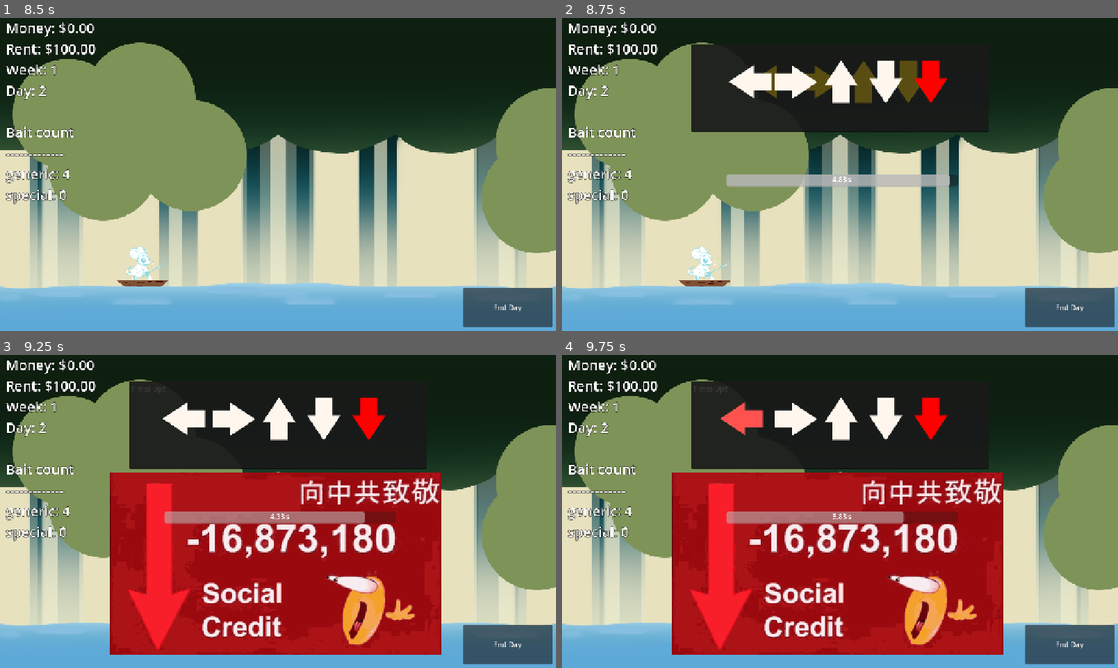
Above: before the commit, frames 1-4 (two rows, left to right).
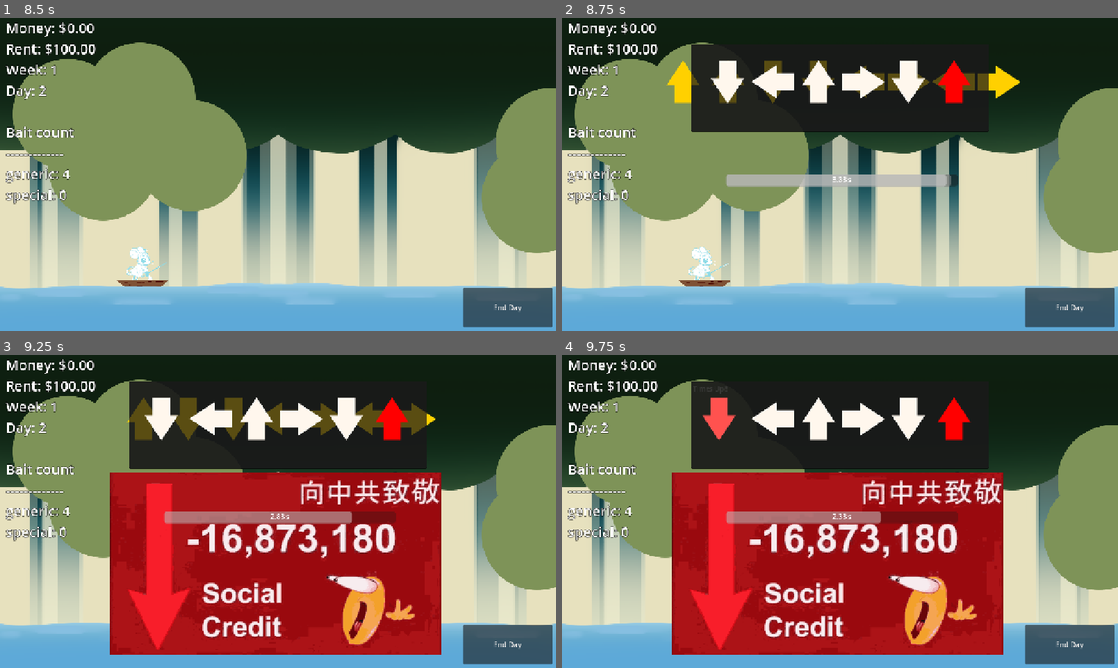
Above: after the commit, the same moments.

Repository: Meoah/Team-Awesome
Game: Godot game, scene res://scenes/default.tscn
Same seed, same stepped clock (60 frames per second), same inputs: the game is played once before the commit and once after it.
Inputs (mouse positions are in pixels of both pictures, inside the frame that each line leads up to):
- Up to frame 1 (8.5 s): click (283, 158) at 0.5 s; click "End Day" at 1.25 s; click "Go to bed" at 2 s; tap Enter (ui_accept) at 2.75, 3.02, 3.77, 5.27, 5.75, 6.02, 6.77, 8.27 s; hold Right (Right) 2.78-3.53 s; hold Down (Down) 3.53-4.28 s; hold Right (Right) 4.28-5.03 s; hold Up (Up) 5.03-5.78 s; hold Left (Left) 5.78-7.28 s; hold Down (Down) 7.28-8.03 s; hold Right (Right) from 8.03 s (still down)
- Up to frame 2 (8.75 s): keep holding Right (Right)
- Up to frame 3 (9.25 s): release Right (Right) at 8.78 s; hold Up (Up) from 8.78 s (still down); tap Enter (ui_accept) at 9.02 s
- Up to frame 4 (9.75 s): release Up (Up) at 9.53 s; hold Right (Right) from 9.53 s (still down)

Frame 1 is identical in both runs. In frame 2, 4.9% of the frame differs, in the area x 18-83%, y 13-54%; in frame 3, 4.7%; in frame 4, 3.9%.

Commit message:
2 new fish to FishData

Diff:
--- a/assets/textures/fish/doodle_fish/Fish01.tres
+++ /dev/null
@@ -1,11 +0,0 @@
-[gd_resource type="Resource" script_class="FishData" load_steps=3 format=3 uid="uid://bfhqypk3cq3op"]
-
-[ext_resource type="Texture2D" uid="uid://bt3wgexmfinn3" path="res://assets/textures/fish/doodle_fish/Fish01.png" id="1_3ep4n"]
-[ext_resource type="Script" uid="uid://hawtjwmqqseb" path="res://scripts/util/fish_data.gd" id="1_kg2rf"]
-
-[resource]
-script = ExtResource("1_kg2rf")
-display_name = "Fish01"
-fish_price = 1
-icon = ExtResource("1_3ep4n")
-metadata/_custom_type_script = "uid://hawtjwmqqseb"
--- a/assets/textures/fish/doodle_fish/Fish02.tres
+++ /dev/null
@@ -1,11 +0,0 @@
-[gd_resource type="Resource" script_class="FishData" load_steps=3 format=3 uid="uid://664dy5jf5c4o"]
-
-[ext_resource type="Texture2D" uid="uid://d4cqekm0rg65i" path="res://assets/textures/fish/doodle_fish/Fish03.png" id="1_gv2bk"]
-[ext_resource type="Script" uid="uid://hawtjwmqqseb" path="res://scripts/util/fish_data.gd" id="1_uu8st"]
-
-[resource]
-script = ExtResource("1_uu8st")
-display_name = "Fish02"
-fish_price = 2
-icon = ExtResource("1_gv2bk")
-metadata/_custom_type_script = "uid://hawtjwmqqseb"
--- a/assets/textures/fish/doodle_fish/Fish03.tres
+++ /dev/null
@@ -1,11 +0,0 @@
-[gd_resource type="Resource" script_class="FishData" load_steps=3 format=3 uid="uid://4g6bcbg4xyqd"]
-
-[ext_resource type="Texture2D" uid="uid://ciytcol0qrkmt" path="res://assets/textures/fish/doodle_fish/Fish04.png" id="1_3yw5x"]
-[ext_resource type="Script" uid="uid://hawtjwmqqseb" path="res://scripts/util/fish_data.gd" id="1_4gde3"]
-
-[resource]
-script = ExtResource("1_4gde3")
-display_name = "Fish03"
-fish_price = 3
-icon = ExtResource("1_3yw5x")
-metadata/_custom_type_script = "uid://hawtjwmqqseb"
--- a/assets/textures/fish/doodle_fish/Fish04.tres
+++ /dev/null
@@ -1,11 +0,0 @@
-[gd_resource type="Resource" script_class="FishData" load_steps=3 format=3 uid="uid://dtchd3fbud4kp"]
-
-[ext_resource type="Script" uid="uid://hawtjwmqqseb" path="res://scripts/util/fish_data.gd" id="1_hh66p"]
-[ext_resource type="Texture2D" uid="uid://ctjwpsmkyxdxs" path="res://assets/textures/fish/doodle_fish/Fish05.png" id="1_j5t3o"]
-
-[resource]
-script = ExtResource("1_hh66p")
-display_name = "Fish04"
-fish_price = 4
-icon = ExtResource("1_j5t3o")
-metadata/_custom_type_script = "uid://hawtjwmqqseb"
--- a/assets/textures/fish/Bluetang.tres
+++ b/assets/textures/fish/old_fish/Bluetang.tres
@@ -1,6 +1,6 @@
 [gd_resource type="AtlasTexture" load_steps=2 format=3 uid="uid://mc08757h6k5b"]
 
-[ext_resource type="Texture2D" uid="uid://dqdr6t1h1a6h3" path="res://assets/textures/fish/TeamAwesomeFish.png" id="1_fdvlr"]
+[ext_resource type="Texture2D" uid="uid://dqdr6t1h1a6h3" path="res://assets/textures/fish/old_fish/TeamAwesomeFish.png" id="1_fdvlr"]
 
 [resource]
 atlas = ExtResource("1_fdvlr")
--- a/assets/textures/fish/Minnow.tres
+++ b/assets/textures/fish/old_fish/Minnow.tres
@@ -1,6 +1,6 @@
 [gd_resource type="AtlasTexture" load_steps=2 format=3 uid="uid://c5qayel5j30gp"]
 
-[ext_resource type="Texture2D" uid="uid://dqdr6t1h1a6h3" path="res://assets/textures/fish/TeamAwesomeFish.png" id="1_3aq3c"]
+[ext_resource type="Texture2D" uid="uid://dqdr6t1h1a6h3" path="res://assets/textures/fish/old_fish/TeamAwesomeFish.png" id="1_3aq3c"]
 
 [resource]
 atlas = ExtResource("1_3aq3c")
--- a/assets/textures/fish/Pompano.tres
+++ b/assets/textures/fish/old_fish/Pompano.tres
@@ -1,6 +1,6 @@
 [gd_resource type="AtlasTexture" load_steps=2 format=3 uid="uid://dosk11si3sv8"]
 
-[ext_resource type="Texture2D" uid="uid://dqdr6t1h1a6h3" path="res://assets/textures/fish/TeamAwesomeFish.png" id="1_xshpo"]
+[ext_resource type="Texture2D" uid="uid://dqdr6t1h1a6h3" path="res://assets/textures/fish/old_fish/TeamAwesomeFish.png" id="1_xshpo"]
 
 [resource]
 atlas = ExtResource("1_xshpo")
--- a/assets/textures/fish/Sunfish.tres
+++ b/assets/textures/fish/old_fish/Sunfish.tres
@@ -1,6 +1,6 @@
 [gd_resource type="AtlasTexture" load_steps=2 format=3 uid="uid://br5sgoo2abrmc"]
 
-[ext_resource type="Texture2D" uid="uid://dqdr6t1h1a6h3" path="res://assets/textures/fish/TeamAwesomeFish.png" id="1_pqk1s"]
+[ext_resource type="Texture2D" uid="uid://dqdr6t1h1a6h3" path="res://assets/textures/fish/old_fish/TeamAwesomeFish.png" id="1_pqk1s"]
 
 [resource]
 atlas = ExtResource("1_pqk1s")
--- a/assets/textures/fish/Tuna.tres
+++ b/assets/textures/fish/old_fish/Tuna.tres
@@ -1,6 +1,6 @@
 [gd_resource type="AtlasTexture" load_steps=2 format=3 uid="uid://bb148f63qvrom"]
 
-[ext_resource type="Texture2D" uid="uid://dqdr6t1h1a6h3" path="res://assets/textures/fish/TeamAwesomeFish.png" id="1_vq7yd"]
+[ext_resource type="Texture2D" uid="uid://dqdr6t1h1a6h3" path="res://assets/textures/fish/old_fish/TeamAwesomeFish.png" id="1_vq7yd"]
 
 [resource]
 atlas = ExtResource("1_vq7yd")
--- a/scenes/ui/arrow_sprite.gd
+++ /dev/null
@@ -1,33 +0,0 @@
-extends Sprite2D
-
-class_name ArrowSprite  #Object to spawn the input pattern
-
-
-func correct():  #Animation for correct input. Turns green and shrinks
-	var tween = get_tree().create_tween()
-	tween.parallel().tween_property(self, "modulate", Color.GREEN, 1.0)
-	tween.parallel().tween_property(self, "scale", Vector2(), .6)
-	tween.tween_callback(self.queue_free)
-
-func shake(): #Animation for shaking
-	var tween = get_tree().create_tween()
-	tween.tween_property(self, "position", Vector2(position.x -10,position.y), 0.05)
-	tween.tween_property(self, "position", Vector2(position.x +20,position.y), 0.05)
-	tween.tween_property(self, "position", Vector2(position.x -10,position.y), 0.05)
-
-
-func incorrect():  #Animation for incorrect input. Shakes and flashes Red
-	var tween = get_tree().create_tween()
-	tween.tween_property(self, "modulate", Color.RED, 0.1)
-	shake()
-	tween.tween_property(self, "modulate", Color.WHITE, 0.3)
-
-func erase(): #Animation for erasing
-	var tween = get_tree().create_tween()
-	tween.parallel().tween_property(self, "skew", deg_to_rad(90),0.1)
-	await  get_tree().create_timer(0.5).timeout
-	queue_free()
-
-
-func evilize(): #Turns arrow red for Evil Variant. Work in Progress
-	modulate = Color(1.0, 0.0, 0.0, 1.0)
--- a/scenes/ui/arrows.tscn
+++ b/scenes/ui/arrows.tscn
@@ -9,10 +9,10 @@
 [ext_resource type="Texture2D" uid="uid://detae0k1hqy8r" path="res://assets/textures/ui/Arrows/Arrows.png" id="11_ybko8"]
 [ext_resource type="Texture2D" uid="uid://bmyqxt2tdjuib" path="res://assets/textures/ui/Arrows/2.tres" id="12_mx6gi"]
 [ext_resource type="Texture2D" uid="uid://blvkbqny5n6wn" path="res://assets/textures/ui/Arrows/3.tres" id="13_8ksox"]
-[ext_resource type="Script" uid="uid://chymghsucyl7j" path="res://scenes/ui/arrow_sprite.gd" id="16_mx6gi"]
+[ext_resource type="Script" uid="uid://chymghsucyl7j" path="res://scripts/ui/arrow_sprite.gd" id="16_mx6gi"]
 [ext_resource type="Texture2D" uid="uid://dxi6bkh21mpoh" path="res://assets/textures/ui/Arrows/effects/smoke.png" id="17_8ksox"]
-[ext_resource type="Script" uid="uid://bfh11uixb171m" path="res://scenes/ui/smoke.gd" id="18_63o2f"]
-[ext_resource type="Script" uid="uid://tntbbnkgxdlp" path="res://scenes/ui/texture_rect.gd" id="19_dleu3"]
+[ext_resource type="Script" uid="uid://bfh11uixb171m" path="res://scripts/ui/pop_ups/smoke.gd" id="18_63o2f"]
+[ext_resource type="Script" uid="uid://tntbbnkgxdlp" path="res://scripts/ui/pop_ups/texture_rect.gd" id="19_dleu3"]
 
 [node name="Arrows" type="Control" node_paths=PackedStringArray("input_string", "reaction", "timer", "progress_bar")]
 process_mode = 3
--- a/scripts/ui/arrow_sprite.gd
+++ b/scripts/ui/arrow_sprite.gd
@@ -0,0 +1,33 @@
+extends Sprite2D
+
+class_name ArrowSprite  #Object to spawn the input pattern
+
+
+func correct():  #Animation for correct input. Turns green and shrinks
+	var tween = get_tree().create_tween()
+	tween.parallel().tween_property(self, "modulate", Color.GREEN, 1.0)
+	tween.parallel().tween_property(self, "scale", Vector2(), .6)
+	tween.tween_callback(self.queue_free)
+
+func shake(): #Animation for shaking
+	var tween = get_tree().create_tween()
+	tween.tween_property(self, "position", Vector2(position.x -10,position.y), 0.05)
+	tween.tween_property(self, "position", Vector2(position.x +20,position.y), 0.05)
+	tween.tween_property(self, "position", Vector2(position.x -10,position.y), 0.05)
+
+
+func incorrect():  #Animation for incorrect input. Shakes and flashes Red
+	var tween = get_tree().create_tween()
+	tween.tween_property(self, "modulate", Color.RED, 0.1)
+	shake()
+	tween.tween_property(self, "modulate", Color.WHITE, 0.3)
+
+func erase(): #Animation for erasing
+	var tween = get_tree().create_tween()
+	tween.parallel().tween_property(self, "skew", deg_to_rad(90),0.1)
+	await  get_tree().create_timer(0.5).timeout
+	queue_free()
+
+
+func evilize(): #Turns arrow red for Evil Variant. Work in Progress
+	modulate = Color(1.0, 0.0, 0.0, 1.0)
--- a/scripts/ui/arrows.gd
+++ b/scripts/ui/arrows.gd
@@ -32,7 +32,7 @@
 func pick_fish():
 	var keys_array :Array = FishData.fish_id.keys()
 	var random_fish = keys_array.pick_random()
-	chosen_fish = FishData.fish_id[str(random_fish)]
+	chosen_fish = FishData.fish_id[random_fish]
 	print(chosen_fish["name"])
 
 func apply_data():
--- a/scripts/util/fish_data.gd
+++ b/scripts/util/fish_data.gd
@@ -51,10 +51,32 @@
 	"time" : 5
 }
 
+const linxooo : Dictionary = {
+	"name" : "Linxooo",
+	"image" : "res://assets/textures/fish/wip_fish/Linxooo.png",
+	"weight" : "5",
+	"inputs" : ["Right","Up","Down","Right","Right"],
+	"value" : 10.0,
+	"time" : 5
+}
+
+const honey_glazed_skeleton : Dictionary = {
+	"name" : "Honey Glazed Skeleton",
+	"image" : "res://assets/textures/fish/wip_fish/Honey Glazed Skeleton.png",
+	"weight" : "2",
+	"inputs" : ["Up", "Up", "Down", "Down", "Left","Right","Left","Right"],
+	"value" : 15.0,
+	"time" : 6
+}
+
+
 const fish_id : Dictionary = {
-	"01" : bug_eyed_fish,
-	"02" : rainbow_eel,
-	"03" : trash,
-	"04" : pink_fish,
-	"05" : shroomle
+	1 : bug_eyed_fish,
+	2 : rainbow_eel,
+	3 : trash,
+	4 : pink_fish,
+	5 : shroomle,
+	6 : linxooo,
+	7 : honey_glazed_skeleton
+
 }
Not shown, removed: assets/textures/fish/TeamAwesomeFish.png.import
Renamed: assets/textures/fish/TeamAwesomeFish.png -> assets/textures/fish/old_fish/TeamAwesomeFish.png
Binary file added: assets/textures/fish/wip_fish/Honey Glazed Skeleton.png
Binary file added: assets/textures/fish/wip_fish/Linxooo.png
Not shown, removed: scenes/ui/arrow_sprite.gd.uid
Renamed: scenes/ui/smoke.gd -> scripts/ui/pop_ups/smoke.gd
Renamed: scenes/ui/smoke.gd.uid -> scripts/ui/pop_ups/smoke.gd.uid
Renamed: scenes/ui/texture_rect.gd -> scripts/ui/pop_ups/texture_rect.gd
Renamed: scenes/ui/texture_rect.gd.uid -> scripts/ui/pop_ups/texture_rect.gd.uid
